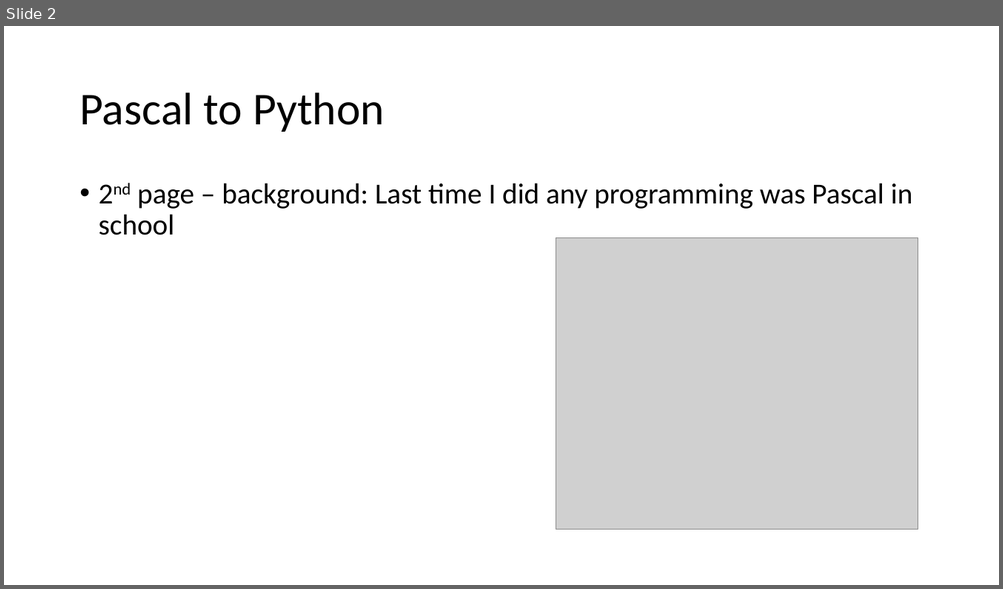
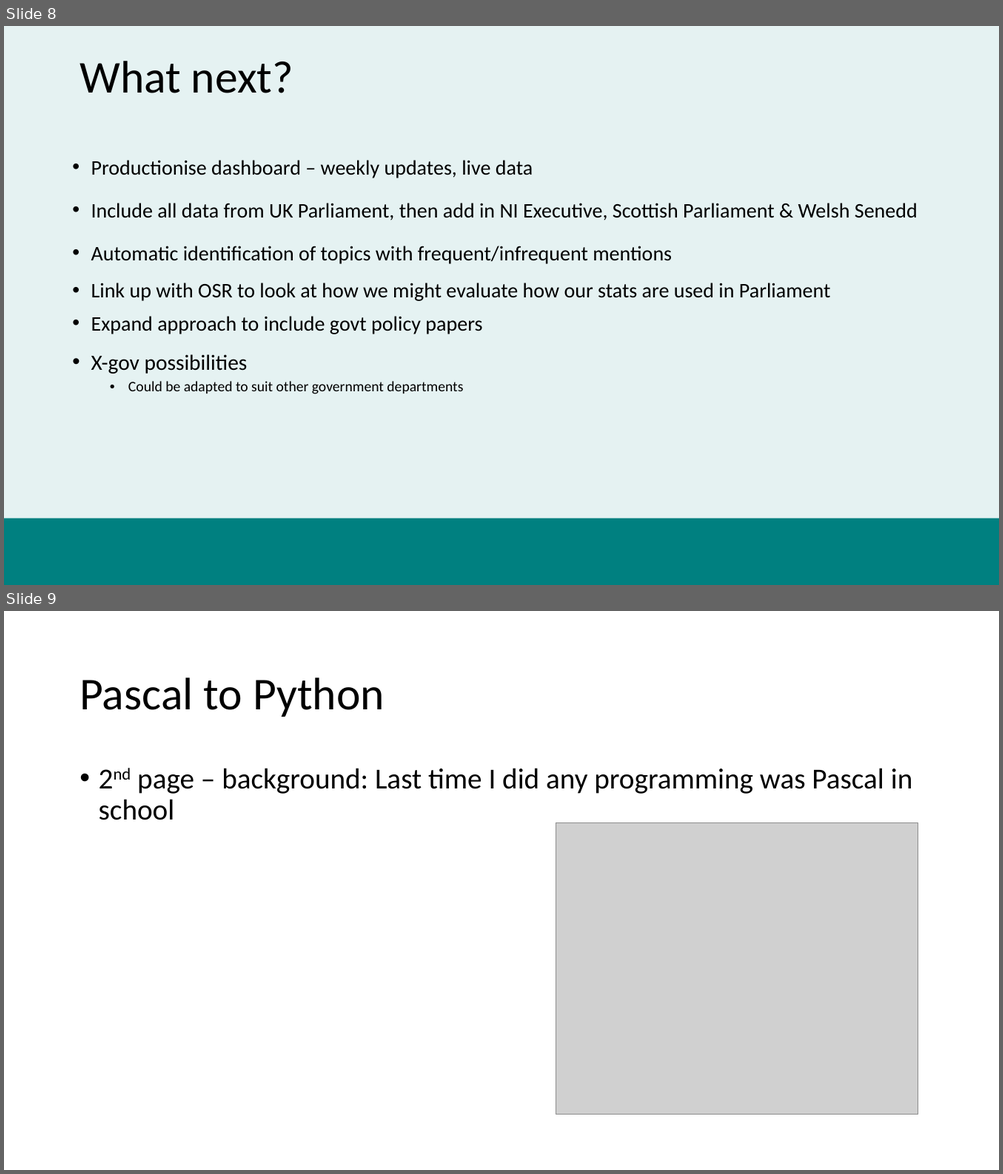
Before and after one commit to datasciencecampus/uk-parliament-stats, a slide deck: user-engagement/dsa-presentation.pptx. Shown one above the other, each under a label of ours: slide 2 before the commit, slides 8 and 9 after it. The pictures are 1003x589 and 1003x1174 pixels, drawn with LibreOffice and Linux fonts; fonts in the diff are those of the drawing; grey boxes stand for pictures; background and template pictures are left out. Boxes give left, top, right and bottom in pixels: in the first picture for what was removed or moved away, otherwise in the second. Text is boxed around its words. In the diff, an @@ line names an element or a change of style, - is before the commit and + after.

```diff
--- a/user-engagement/dsa-presentation.pptx
+++ b/user-engagement/dsa-presentation.pptx
@@ slide 8 added at box(4, 26, 999, 585), background #008080 at 10% opacity @@
@@ title added at box(79, 61, 293, 93), 44 pt, text #000000 @@
+What next?
@@ text added at box(91, 160, 917, 395), 20 pt, text #000000 @@
+• Productionise dashboard – weekly updates, live data
+• Include all data from UK Parliament, then add in NI Executive, Scottish Parliament & Welsh Senedd
+• Automatic identification of topics with frequent/infrequent mentions
+• Link up with OSR to look at how we might evaluate how our stats are used in Parliament
+• Expand approach to include govt policy papers
+• X-gov possibilities
+  • Could be adapted to suit other government departments
@@ rectangle added at box(4, 518, 999, 585), fill #008080 @@
@@ what was slide 2 is now slide 9 @@
```
Also in this commit, not shown: 7 other slides added, 5 slides removed, 1 other file.
